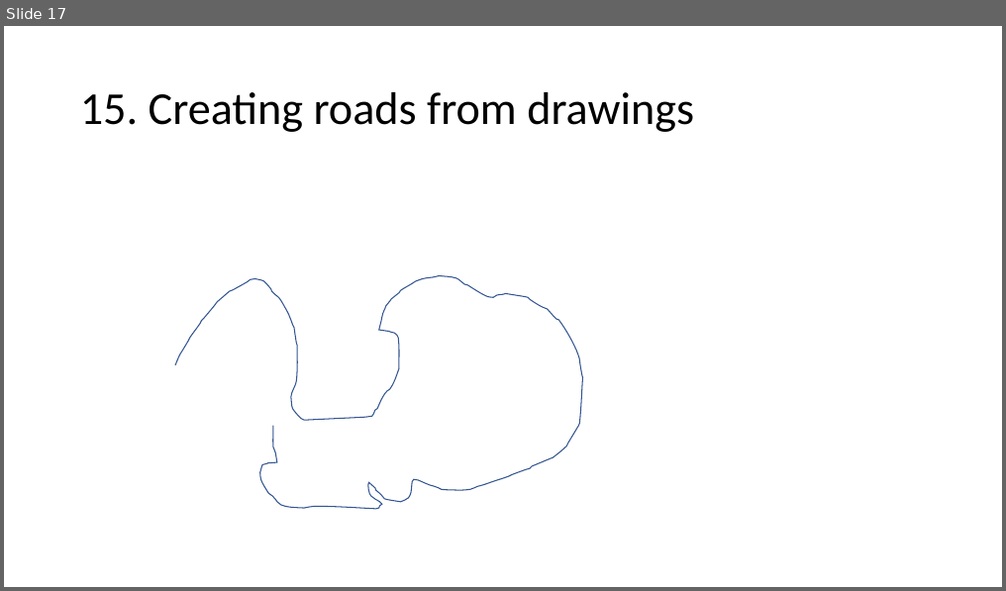
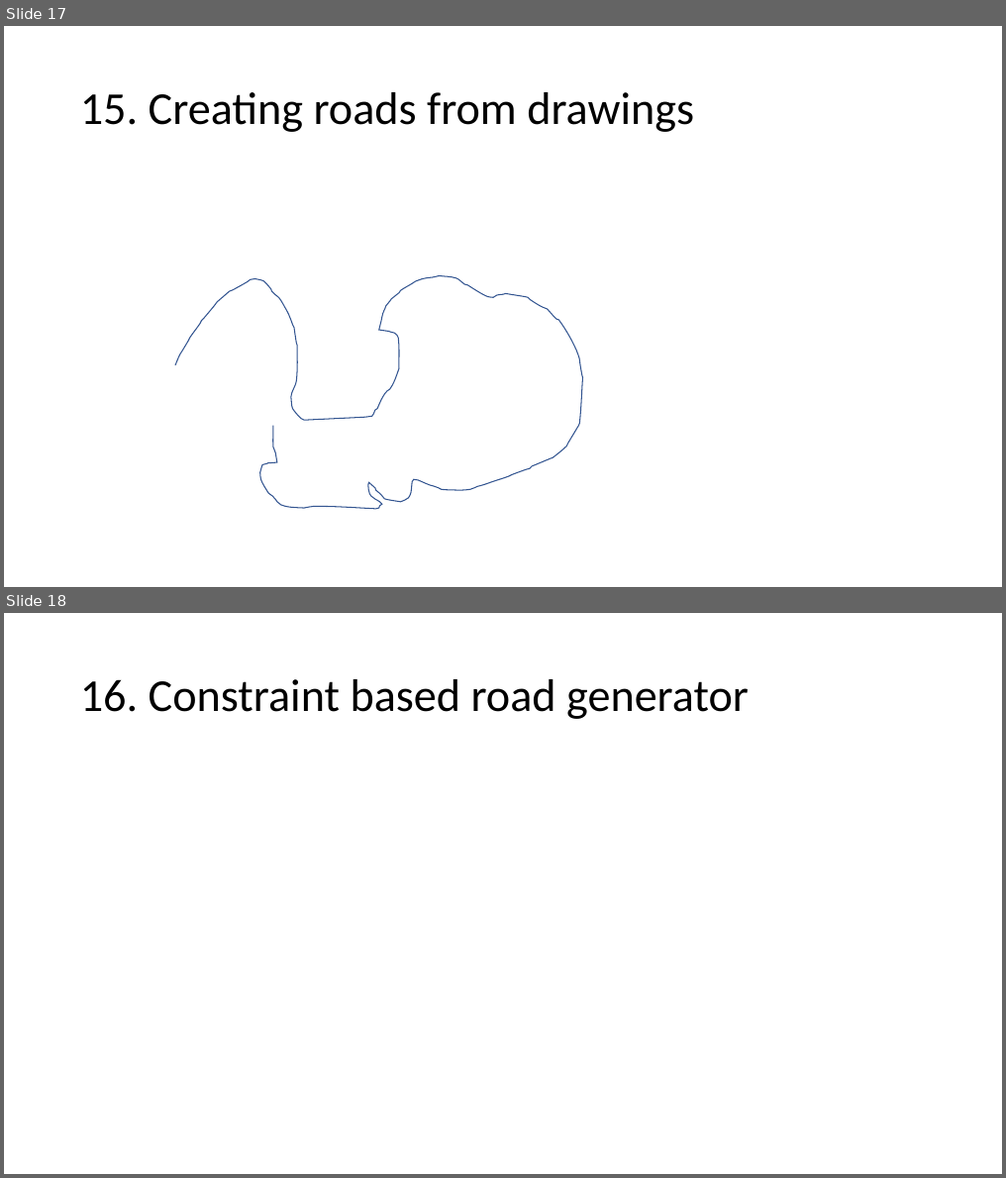
Before and after one commit to AugmentedDesignLab/junction-art, a slide deck: plan/challenges.pptx. Shown one above the other, each under a label of ours: slide 17 before the commit, slides 17 and 18 after it. The pictures are 1006x591 and 1006x1178 pixels, drawn with LibreOffice and Linux fonts; fonts in the diff are those of the drawing. Boxes give left, top, right and bottom in pixels: in the first picture for what was removed or moved away, otherwise in the second. Text is boxed around its words. In the diff, an @@ line names an element or a change of style, - is before the commit and + after.

```diff
--- a/plan/challenges.pptx
+++ b/plan/challenges.pptx
@@ slide 18 added at (4, 613, 1002, 1174), background #FFFFFF @@
@@ title added at (80, 679, 748, 719), 44 pt, text #000000 @@
+16. Constraint based road generator
```
Also in this commit, not shown: 2 other slides added, 11 other files.
